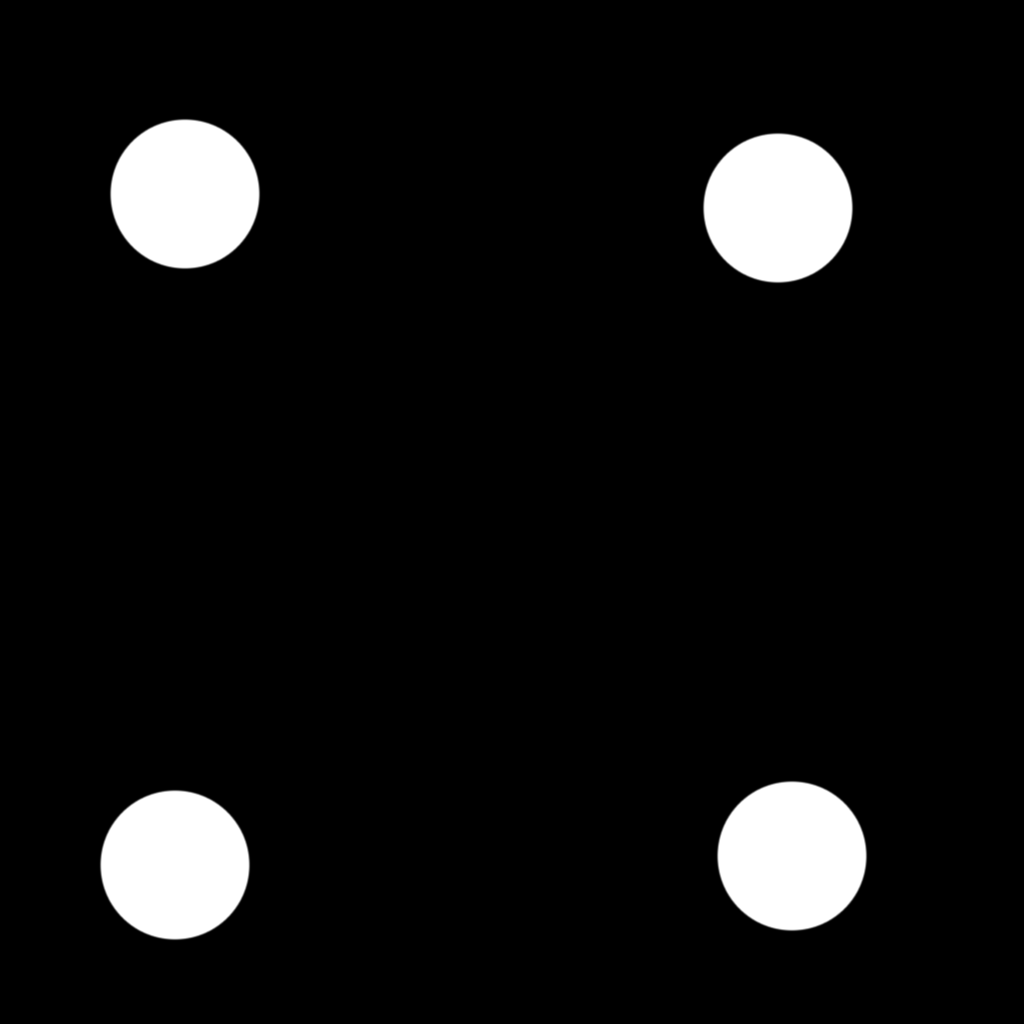
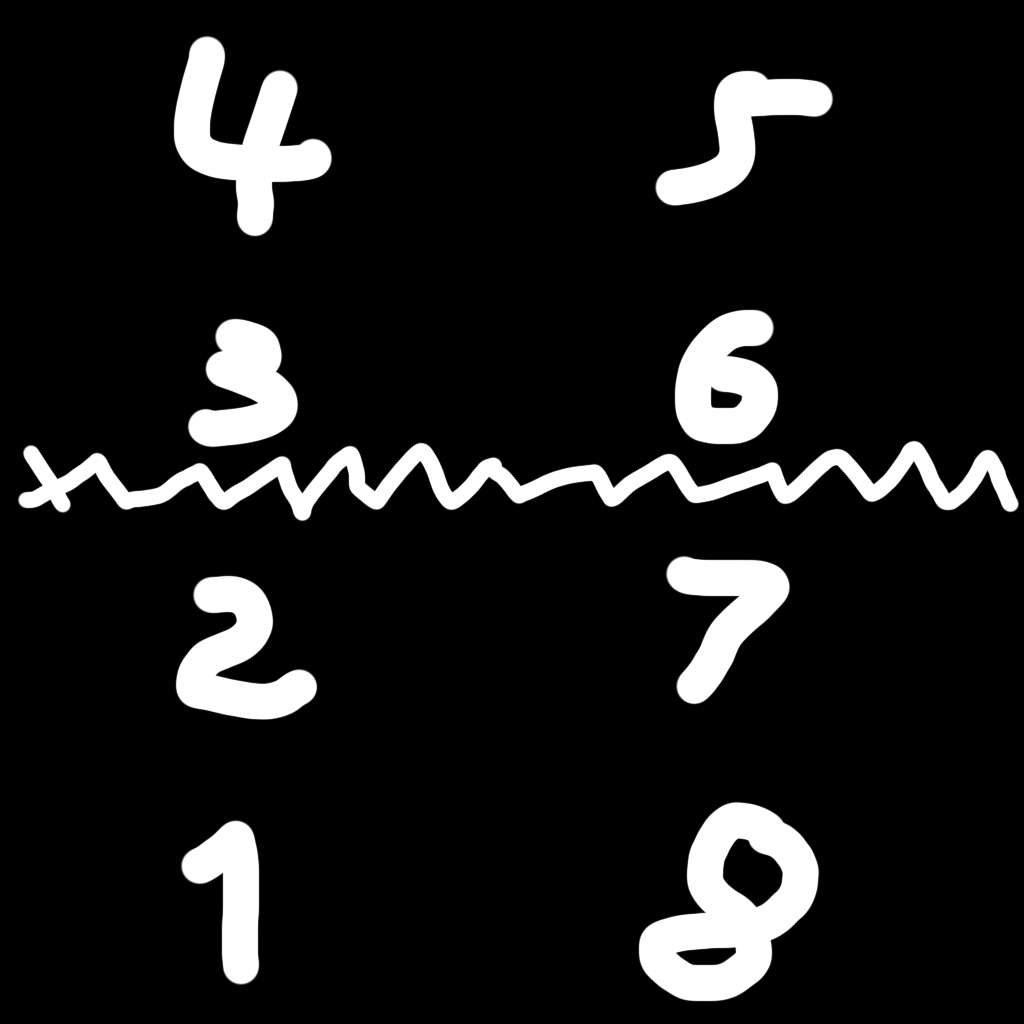
Revision of a layered (1024, 1024) image; what changed, layer by layer:
painted on "Layer 5" over [left=17, top=35, right=1020, bottom=1002]
